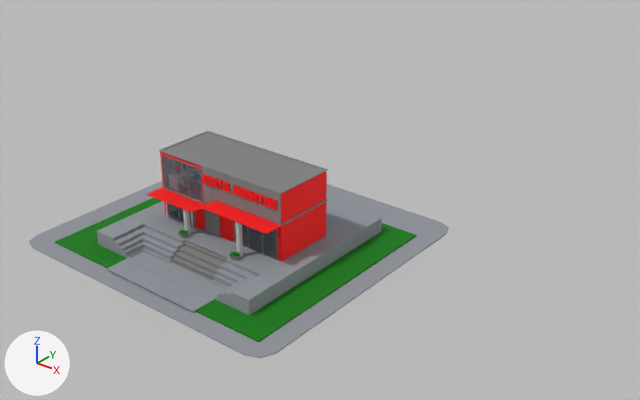
Renders of the glTF model public/models/digital_marketing_building_grp.glb from each side of a commit.
Before and after are seen from a 50 mm camera at (7.77, -13.56, 5.87) aimed at (-0.23, -3.55, -0.34). The axes (+X, +Y, +Z) are drawn at lower left. The lights are the same throughout. The older version comes first. Where no turn or scale is listed for an object, it has been applied to the vertices.

The first picture shows 'DM_Building', 'DM_Steps', 'Door', 'Ground1', 'Top_Glass', 'Top_Glass1', 'digital_marketing_text', 'dm_grass', 'dm_ground', 'dm_tiles', 'fixture_flower_pot.001', 'flower_pot', 'pillar'.
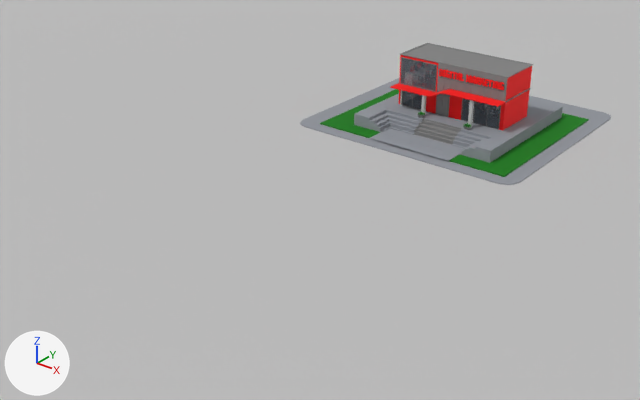
Location of each change, (x1, y1, x2, y2) in pixels of the pictures (640 x 400 px):
'DM_Building', moved
    before: (147, 131, 328, 262)
    after: (390, 43, 533, 131)
'DM_Steps', moved
    before: (97, 200, 382, 315)
    after: (354, 94, 563, 163)
'dm_ground', moved
    before: (29, 181, 449, 358)
    after: (300, 78, 611, 185)
'dm_grass', moved
    before: (55, 198, 416, 342)
    after: (320, 89, 589, 177)
'dm_tiles', moved
    before: (107, 251, 225, 312)
    after: (370, 128, 464, 161)
'Top_Glass', moved
    before: (161, 155, 203, 203)
    after: (400, 57, 437, 92)
'Top_Glass1', moved
    before: (233, 221, 278, 260)
    after: (461, 98, 501, 130)
'digital_marketing_text', moved
    before: (202, 174, 278, 210)
    after: (439, 69, 504, 90)
'Door', moved
    before: (166, 203, 193, 226)
    after: (400, 90, 422, 110)
'pillar', moved
    before: (183, 210, 243, 257)
    after: (421, 95, 474, 128)
'flower_pot', moved
    before: (229, 251, 240, 260)
    after: (463, 123, 472, 130)
'fixture_flower_pot.001', moved
    before: (178, 229, 189, 239)
    after: (417, 112, 425, 118)

The edits, one by one:
Object 'digital_marketing_text' (ob_digital_marketing_text) moves from (-0.44, -6.13, -0.13) to (-0.44, -0.3, -0.13).
Object 'DM_Building' (ob_dm_building) moves from (0.0, 0.0, 0.0) to (0.0, 5.83, 0.0).
Object 'Door' (ob_door) moves from (0.0, 0.0, 0.0) to (0.0, 5.83, 0.0).
Object 'pillar' (ob_pillar) moves from (0.0, 0.0, 0.0) to (0.0, 5.83, 0.0).
Object 'Top_Glass' (ob_top_glass) moves from (0.0, 0.0, 0.0) to (0.0, 5.83, 0.0).
Object 'Top_Glass1' (ob_top_glass1) moves from (0.0, 0.0, 0.0) to (0.0, 5.83, 0.0).
Object 'dm_ground' (ob_dm_ground) moves from (0.0, 0.0, 0.0) to (0.0, 5.83, 0.0).
Object 'dm_grass' (ob_dm_grass) moves from (0.0, 0.0, 0.0) to (0.0, 5.83, 0.0).
Object 'dm_tiles' (ob_dm_tiles) moves from (0.0, 0.0, 0.0) to (0.0, 5.83, 0.0).
Object 'DM_Steps' (ob_dm_steps) moves from (0.0, 0.0, 0.0) to (0.0, 5.83, 0.0).
Object 'flower_pot' (ob_flower_pot) moves from (0.0, 0.0, 0.0) to (0.0, 5.83, 0.0).
Object 'fixture_flower_pot.001' (ob_fixture_flower_pot_001) moves from (0.0, 0.0, 0.0) to (0.0, 5.83, 0.0).
